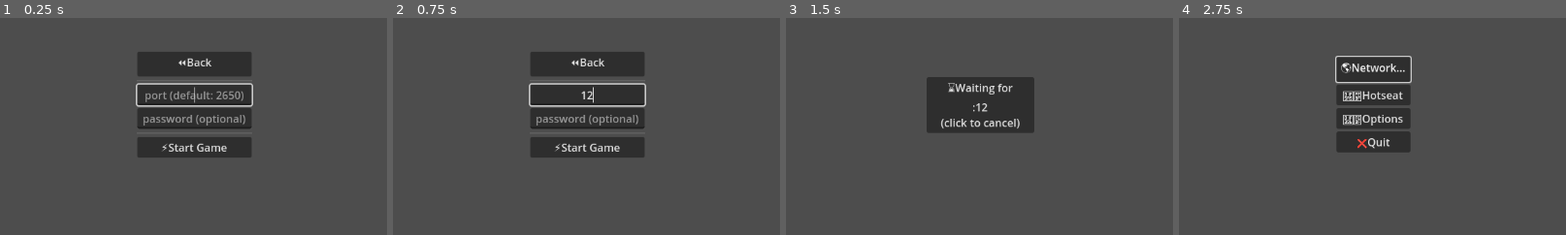
Above: before the commit, frames 1-4 (left to right).
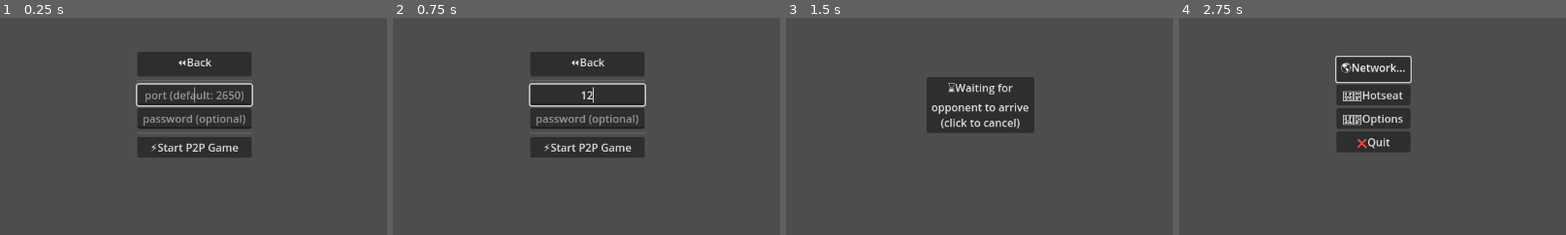
Above: after the commit, the same moments.

Repository: WonkyMic/golf_cards_godot
Game: Godot game, scene res://scenes/hosting_setup.tscn
Same seed, same stepped clock (60 frames per second), same inputs: the game is played once before the commit and once after it. This scene is started directly instead of the project's main scene.
Inputs (mouse positions are % of the whole screen's width and height, from its top left):
- Up to frame 1 (0.25 s): no input
- Up to frame 2 (0.75 s): click (50, 48) at 0.52 s; type "12" at 0.6 s
- Up to frame 3 (1.5 s): click (50, 53) at 0.75 s; type "12" at 0.83 s; click "⚡Start Game" (after the commit: "⚡Start P2P Game") at 1.25 s
- Up to frame 4 (2.75 s): click "⌛Waiting for :12 (click to ca…" (after the commit: "⌛Waiting for opponent to arri…") at 2 s
The pictures show only the part of the screen within x 25-75%, y 30-80%; the shares and areas given below are measured in that part.

The runs differ from the first frame. In frame 1, 0.5% of the frame differs, in the area x 39-62%, y 57-62%; in frame 2, 0.5%; in frame 3, 0.5%, in the area x 37-63%, y 39-45%; in frame 4, nothing differs.

Commit message:
wait for opponent to join when hosting p2p

Diff:
--- a/scenes/game.gd
+++ b/scenes/game.gd
@@ -2,6 +2,7 @@
 
 const CANCEL_BUTTON_NAME_FORMAT = "⌛Waiting for\n%s\n(click to cancel)"
 const CANCEL_BUTTON_ADDRESS_FORMAT = "⌛Waiting for\n%s:%d\n(click to cancel)"
+const CANCEL_BUTTON_WAITING_FOR_OPPONENT = "⌛Waiting for\nopponent to arrive\n(click to cancel)"
 
 @export_file("*.tscn") var menu_scene: String
 @export_file("*.tscn") var main_scene: String
@@ -15,10 +16,6 @@
 	global.is_multiplayer = true
 
 	var cancel_button := $CancelJoinButton
-	if global.server_name.length() > 0:
-		cancel_button.text = CANCEL_BUTTON_NAME_FORMAT % global.server_name
-	else:
-		cancel_button.text = CANCEL_BUTTON_ADDRESS_FORMAT % [global.ip_address, global.port]
 
 	# You can save bandwith by disabling server relay and peer notifications.
 	multiplayer.server_relay = false
@@ -26,6 +23,10 @@
 	if global.is_server:
 		host(global.port, 2)
 	else:
+		if global.server_name.length() > 0:
+			cancel_button.text = CANCEL_BUTTON_NAME_FORMAT % global.server_name
+		else:
+			cancel_button.text = CANCEL_BUTTON_ADDRESS_FORMAT % [global.ip_address, global.port]
 		join(global.ip_address, global.port)
 
 
@@ -54,8 +55,6 @@
 	multiplayer.peer_connected.connect(_on_player_connected)
 	multiplayer.peer_disconnected.connect(_on_player_disconnected)
 
-	change_board.call_deferred(load(main_scene))
-
 
 # Call this function deferred and only on the main authority (server).
 func change_board(scene: PackedScene):
@@ -69,6 +68,7 @@
 
 
 func _on_cancel_join_button_pressed() -> void:
+	multiplayer.multiplayer_peer = null
 	return_to_main_menu()
 
 
@@ -81,6 +81,7 @@
 
 func _on_player_connected(id: int) -> void:
 	print("player %d connected" % id)
+	change_board.call_deferred(load(main_scene))
 
 
 func _on_player_disconnected(id: int) -> void:
--- a/scenes/game.tscn
+++ b/scenes/game.tscn
@@ -32,8 +32,8 @@
 offset_bottom = 27.0
 grow_horizontal = 2
 grow_vertical = 2
-text = "⌛ Waiting for
-server-name
+text = "⌛Waiting for
+opponent to arrive
 (click to cancel)"
 
 [connection signal="pressed" from="CancelJoinButton" to="." method="_on_cancel_join_button_pressed"]
--- a/scenes/hosting_setup.gd
+++ b/scenes/hosting_setup.gd
@@ -46,7 +46,7 @@
 		join_button.text = "❌Invalid Port"
 	else:
 		join_button.disabled = false
-		join_button.text = "⚡Start Game"
+		join_button.text = "⚡Start P2P Game"
 
 
 func _on_join_button_pressed() -> void:
@@ -54,7 +54,6 @@
 		global.port = DEFAULT_PORT
 	else:
 		global.port = int(port_line.text)
-	multiplayer.multiplayer_peer = null
 	global.is_server = true
 	get_tree().change_scene_to_file(game_scene)
 
--- a/scenes/hosting_setup.tscn
+++ b/scenes/hosting_setup.tscn
@@ -54,7 +54,7 @@
 [node name="JoinButton" type="Button" parent="GridContainer"]
 layout_mode = 2
 size_flags_horizontal = 3
-text = "⚡Start Game"
+text = "⚡Start P2P Game"
 
 [connection signal="pressed" from="GridContainer/BackButton" to="." method="_on_back_button_pressed"]
 [connection signal="text_changed" from="GridContainer/PortLine" to="." method="_on_port_line_text_changed"]
